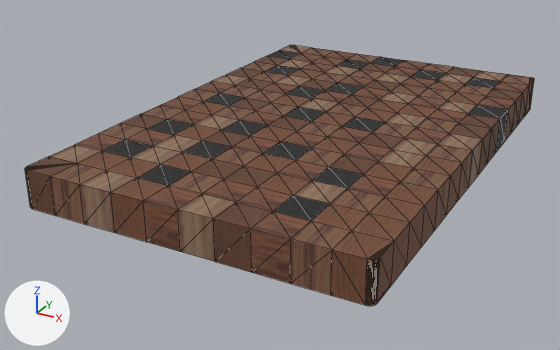
Renders of the glTF model modelos/butcher-block-l.glb from each side of a commit.
One viewpoint serves both versions: a 50 mm camera at (0.632, -0.486, 0.367) aimed at (0.2, 0.3, -0.026). Every picture has the same lights, and +X, +Y and +Z are marked at lower left. The first picture is the older version. Mesh edges are drawn as thin lines. Where no turn or scale is listed for an object, it has been applied to the vertices. Vertices at exactly the same position are counted once.
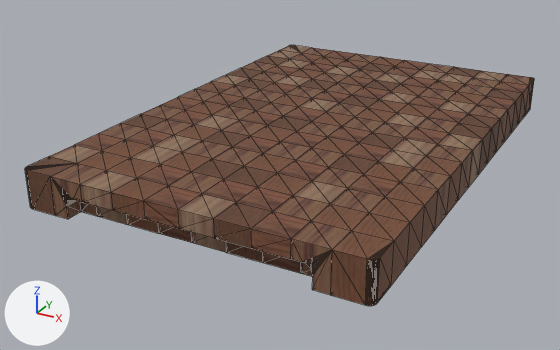
Location of each change, [x1, y1, x2, y2] in pixels of the pictures (560 x 350 px):
part 1 of me_mesh_0, cut back
    both: [50, 176, 332, 295]
part 2 of me_mesh_0, recoloured
    both: [148, 77, 508, 220]
part 3 of me_mesh_0, recoloured
    both: [268, 50, 446, 80]
part 4 of me_mesh_0, recoloured
    both: [103, 57, 404, 158]
part 5 of me_mesh_0, recoloured
    both: [137, 60, 369, 185]

The edits, one by one:
me_mesh_0 is used by ob_mesh_0; location (0.0, 0.0, 0.0).
me_mesh_0 had 832 vertices, 2744 faces and spanned x 0.033..0.433, y 0.04..0.64, z -0.01..0.045.
me_mesh_0 now has 972 vertices, 3066 faces and spans x 0.033..0.433, y 0.04..0.64, z -0.01..0.045.
Part 1, on me_mesh_0:
14 vertices are removed from x 0.113..0.353, y 0.04..0.64, z 0.0.
120 faces are deleted.
112 vertices are added at x 0.091..0.375, y 0.04..0.64, z 0.0..0.025.
14 new vertices lie (0.0, 0.0, -0.02) away from vertices in x 0.113..0.353, y 0.04..0.64, z 0.045.
14 new vertices lie (0.0, -0.02, 0.0) away from vertices in x 0.113..0.353, y 0.08..0.64, z 0.0..0.025.
14 new vertices lie (0.0, 0.02, 0.0) away from vertices in x 0.113..0.353, y 0.04..0.6, z 0.0..0.025.
32 new faces join them, mat_material_0 (picture img_image_0).
228 new faces join them, mat_material_1 (picture img_image_1).
96 new faces join them, mat_material_2 (picture img_image_2).
30 new faces join them, mat_material_3 (picture img_image_3).
56 new faces join them, mat_material_4 (picture img_image_4).
me_mesh_0 part 2: 132 faces spanning x 0.073..0.433, y 0.08..0.6, z 0.0..0.045 switch from mat_material_5 (picture img_image_5) to mat_material_1 (picture img_image_1).
me_mesh_0 part 3: 24 faces spanning x 0.033..0.313, y 0.56..0.6, z 0.0..0.045 switch from mat_material_5 (picture img_image_5) to mat_material_2 (picture img_image_2).
me_mesh_0 part 4: 16 faces spanning x 0.073..0.233, y 0.12..0.64, z 0.0..0.045 switch from mat_material_5 (picture img_image_5) to mat_material_3 (picture img_image_3).
me_mesh_0 part 5: 60 faces spanning x 0.073..0.233, y 0.08..0.6, z 0.0..0.045 switch from mat_material_5 (picture img_image_5) to mat_material_4 (picture img_image_4).
me_mesh_0 no longer uses material mat_material_7 (light grey #dfe0e2).
